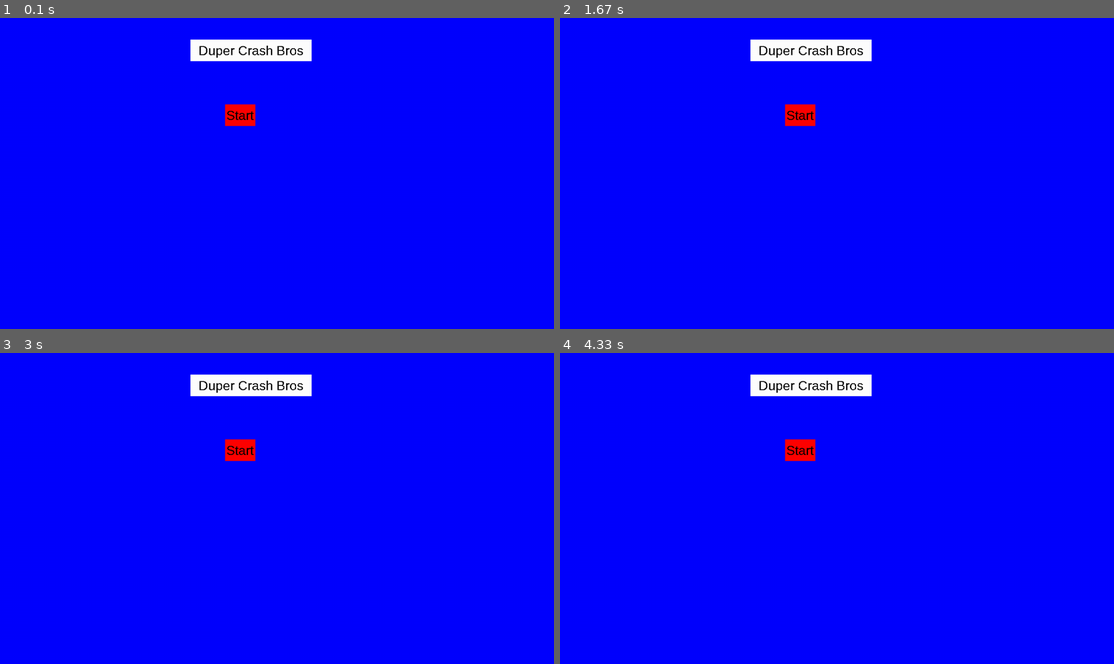
Above: before the commit, frames 1-4 (two rows, left to right).
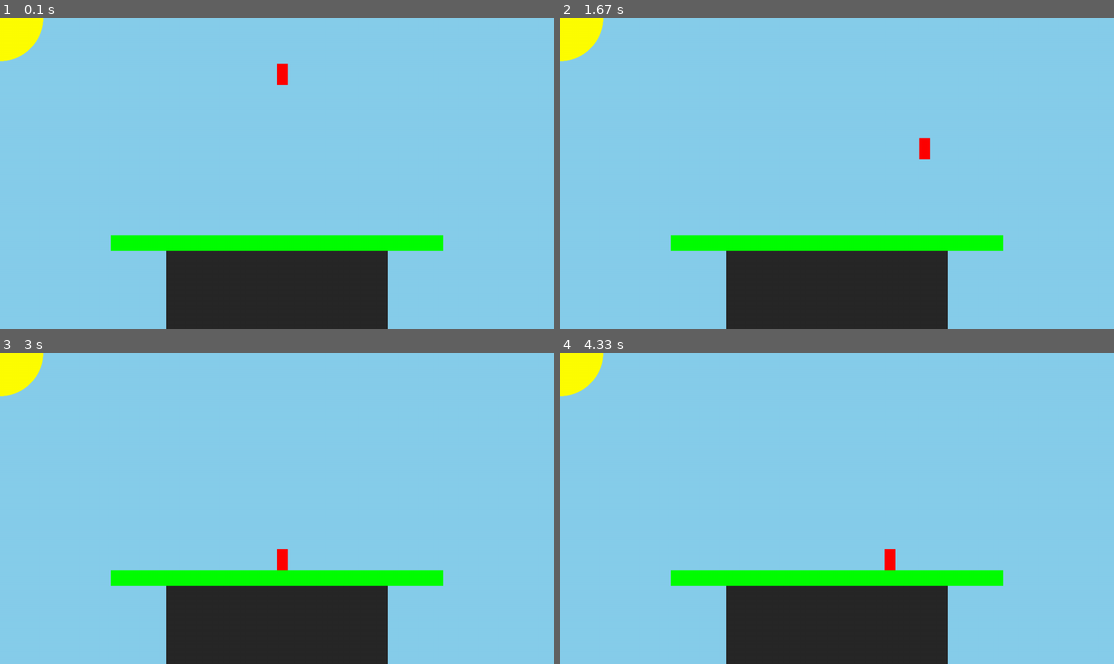
Above: after the commit, the same moments.

Repository: Isaac-Muscat/Pygame-Smash-Bros-Platformer
Game: pygame game, started from src/main.py
Two runs of this game, one before a commit and one after it. Both use one fixed random seed, a clock stepped at 60 frames per second and the inputs below.
Inputs (mouse positions are in pixels of both pictures, inside the frame that each line leads up to):
- Up to frame 1 (0.1 s): no input
- Up to frame 2 (1.67 s): hold D 0.33-0.8 s; hold W 0.83-1.13 s; click (1014, 164) at 1.22 s; hold D from 1.5 s (still down); move the mouse to (837, 195) at 1.53 s
- Up to frame 3 (3 s): release D at 1.97 s; hold A 2-2.53 s; hold A 2.57-2.97 s
- Up to frame 4 (4.33 s): hold W 3-3.37 s; hold D 3.4-4.03 s; hold A from 4.07 s (still down)

The runs differ from the first frame. In frame 1, 100% of the frame differs, in the area x 0-100%, y 0-100%; in frame 2, 100%; in frame 3, 100%; in frame 4, 100%.

Commit message:
Added alot of player functionality and cleaned up some things.

Diff:
--- a/src/gameobjects.py
+++ b/src/gameobjects.py
@@ -1,20 +1,51 @@
 from physics.rigidbody import Rigidbody
+from physics.collider2 import BoxCollider2
+import settings as s
+import physics.vector2 as vec
+from physics.vector2 import Vector2
+
+class Player(Rigidbody):
+    def __init__(self, x=s.s_s[0] / 2, y=100, width=25, height=50, mass=10,
+                 jumps=4, max_fall_vel=20, max_run_vel=7,
+                 gravity=Vector2(0, 0.2), jump_force=Vector2(0, -7), run_force=Vector2(0.3, 0)):
+        super().__init__(x, y, mass)
+
+        self.jumps = jumps
+        self.max_fall_vel = max_fall_vel
+        self.max_run_vel = max_run_vel
+        self.gravity = gravity
+        self.jump_force = jump_force
+        self.run_force = run_force
+
+        self.frames_in_tumble = 0
+        self.jumps_left = jumps
+
+        self.size = (width, height)
+        self.collider = BoxCollider2(self.position.x, self.position.y, self.position.x + self.size[0], self.position.y + self.size[1])
+        self.sprite = 'sprite path stuff'
+
+    def draw(self, screen):
+        self.collider.draw_collider(screen, s.RED)
+
+    def update(self, clock):
+        super().update(clock)
+        self.collider.set_position(self.position.x, self.position.y)
+        if self.frames_in_tumble > 0:
+            self.frames_in_tumble-=1
 
 
-class Player(Rigidbody):
-    def __init__(self, x, y, size, mass):
-        super().__init__(x, y, mass)
+class Ground(BoxCollider2):
+    def __init__(self, x1, y1, x2, y2):
+        super().__init__(x1, y1, x2, y2)
 
-        self.size = size
-        self.collider = self.create_collider()
+    def player_collided_from_top(self, player):
+        '''
+        Used to detect wheather a player has landed on top the platform or is touching it will falling off a cliff
 
-        self.sprite = 'sprite path stuff'
-
-    def create_collider(self):
-        return 0
-
-    def draw(self, screen):
-        pass
-
-    def update(self):
-        pass
+        :param player: the player rigidbody being tested
+        :return: True if player landed ontop and False if player collided with ground from the side
+        '''
+        if not player.collider.p2.x < self.p1.x and not player.collider.p1.x > self.p2.x and player.collider.p1.y<self.p1.y:
+            if self.collider_has_collided(player.collider):
+                return True
+        return False
--- a/src/main.py
+++ b/src/main.py
@@ -5,10 +5,10 @@
 pygame.init()
 
 #SETUP
-screen = pygame.display.set_mode(s.screen_size)
+screen = pygame.display.set_mode(s.s_s)
 pygame.display.set_caption("Duper Crash Bros")
 clock = pygame.time.Clock()
-active_scene = MainMenu()
+active_scene = GameScene()
 
 #UPDATE - Main Loop
 while active_scene!=None:
@@ -34,7 +34,7 @@
             filtered_events.append(event)
 
     active_scene.process_input(filtered_events, pressed_keys)
-    active_scene.update()
+    active_scene.update(clock)
     active_scene.display(screen)
 
     active_scene = active_scene.next
--- a/src/physics/collider2.py
+++ b/src/physics/collider2.py
@@ -5,7 +5,7 @@
 class Collider2(object):
     def collider_has_collided(self, collider):
         if type(collider) is BoxCollider2:
-            return self.box_collider_has_collided(collider)
+            return self.box_collider_has_collided(collider) or collider.box_collider_has_collided(self)
         if type(collider) is CircleCollider2:
             return self.circle_collider_has_collided(collider)
 
@@ -51,17 +51,17 @@
         self.set_pos_values()
 
     def vector_point_has_collided(self, v1):
-        if self.p1.x < v1.x < self.p2.x and self.p1.y < v1.y < self.p2.y and self.active:
+        if self.p1.x <= v1.x <= self.p2.x and self.p1.y <= v1.y <= self.p2.y and self.active:
             return True
         return False
 
     def point_has_collided(self, x, y):
-        if self.p1.x < x < self.p2.x and self.p1.y < y < self.p2.y and self.active:
+        if self.p1.x <= x <= self.p2.x and self.p1.y <= y <= self.p2.y and self.active:
             return True
         return False
 
     def box_collider_has_collided(self, collider):
-        if self.vector_has_collided(collider.p1) or self.vector_has_collided(collider.p2)\
+        if self.vector_point_has_collided(collider.p1) or self.vector_point_has_collided(collider.p2)\
                 or self.point_has_collided(collider.p1.x, collider.p2.y) or self.point_has_collided(collider.p2.x, collider.p1.y)\
                 and self.active and collider.active:
             return True
@@ -100,7 +100,7 @@
 
     def circle_collider_has_collided(self, collider):
         distance_squared = vec.dist_no_sqrt(self.p1, collider.p1)
-        return distance_squared < self.radius**2 and distance_squared < collider.radius
+        return distance_squared <= self.radius**2 and distance_squared <= collider.radius
 
     def box_collider_has_collided(self, collider):
         dx = abs(self.p1.x - collider.center.x);
--- a/src/physics/rigidbody.py
+++ b/src/physics/rigidbody.py
@@ -11,7 +11,10 @@
     def add_force(self, force):
         self.acceleration.add(vec.divide(force, self.mass))
 
-    def update(self):
+    def reset_velocity(self):
+        self.velocity.x = self.velocity.y = 0
+
+    def update(self, clock):
         self.velocity.add(self.acceleration)
-        self.position.add(self.velocity)
+        self.position.add(vec.multiply(self.velocity, clock.get_time()))
         self.acceleration.multiply(0)
--- a/src/physics/vector2.py
+++ b/src/physics/vector2.py
@@ -25,6 +25,13 @@
         else:
             print("Dividing by zero in physics.vector2.Vector2.divide.")
         return Exception
+
+def clamp_vector(vector, max_x, min_x, max_y, min_y):
+    vector.x = clamp(vector.x, min_x, max_x)
+    vector.y = clamp(vector.y, min_y, max_y)
+
+def clamp(num, min_value, max_value):
+   return max(min(num, max_value), min_value)
 
 #OPTIMIZATION - sqrt is expensive
 def dist_no_sqrt(v1, v2):
--- a/src/scenes.py
+++ b/src/scenes.py
@@ -3,8 +3,9 @@
 import pygame
 
 import settings as s
-from gameobjects import Player
+from gameobjects import Player, Ground
 from physics.collider2 import CircleCollider2, BoxCollider2
+import physics.vector2 as vec
 
 
 class Scene(object):
@@ -14,7 +15,7 @@
     def process_input(self, events, pressed_keys):
         print("You didn't override this in the child class.")
 
-    def update(self):
+    def update(self, clock):
         print("You didn't override this in the child class.")
 
     def display(self, screen):
@@ -40,7 +41,7 @@
                 if self.box2.point_has_collided(x, y):
                     self.switch_to_scene(CharacterSelect())
 
-    def update(self):
+    def update(self, clock):
         pass
 
     def display(self, screen):
@@ -69,7 +70,7 @@
                 if self.box1.point_has_collided(x, y):
                     self.switch_to_scene(GameScene())
 
-    def update(self):
+    def update(self, clock):
         pass
 
     def display(self, screen):
@@ -85,19 +86,48 @@
 class GameScene(Scene):
     def __init__(self):
         super().__init__()
-        self.player = Player(100, 100, 10, 10)
-        self.floor = BoxCollider2(0, 720, 1280, 600)
+        self.player = Player()
+        self.floor = Ground(s.s_s[0] * 0.2, s.s_s[1] * 0.75, s.s_s[0] * 0.80, s.s_s[1] * 0.7)
+
+        #BACKGROUND
+        self.pillar = BoxCollider2(s.s_s[0] * 0.3, s.s_s[1] * 0.7, s.s_s[0] * 0.7, s.s_s[1]+200).set_active(False)
         self.sun = CircleCollider2(0, 0, 100).set_active(False)
 
-    def process_input(self, events, pressed_keys):
+    def process_input(self, events, keys):
         for event in events:
             if event.type == pygame.MOUSEBUTTONDOWN:
-                pass
+                x, y = pygame.mouse.get_pos()
 
-    def update(self):
-        pass
+            if event.type == pygame.KEYDOWN:
+                if event.key == pygame.K_w and self.player.jumps_left>1 and self.player.frames_in_tumble==0:
+                    self.player.jumps_left -= 1
+                    self.player.velocity.y = 0
+                    self.player.add_force(self.player.jump_force)
+        if keys[pygame.K_a]:
+            #self.player.add_force(vec.multiply(self.player.run_force, -1))
+            self.player.velocity.x = -self.player.run_force.x
+        elif keys[pygame.K_d]:
+            #self.player.add_force(self.player.run_force)
+            self.player.velocity.x = self.player.run_force.x
+        else:
+            self.player.velocity.x = 0
+
+
+    def update(self, clock):
+        if self.floor.player_collided_from_top(self.player):
+            self.player.jumps_left = self.player.jumps
+            self.player.velocity.y = 0
+            self.player.position.y = self.floor.p1.y-self.player.collider.height
+
+        else:
+            self.player.add_force(self.player.gravity)
+        self.player.update(clock)
+
 
     def display(self, screen):
         screen.fill(s.SKYBLUE)
+        self.sun.draw_collider(screen, s.YELLOW)
+        self.pillar.draw_collider(screen, s.GREY)
+
         self.floor.draw_collider(screen, s.GREEN)
-        self.sun.draw_collider(screen, s.YELLOW)
+        self.player.draw(screen)
--- a/src/settings.py
+++ b/src/settings.py
@@ -1,9 +1,12 @@
+
 #Variables
 DEBUG = True
 
-screen_size = (1280, 720)
+#screen size
+s_s = (1280, 720)
 
 BLACK = (0, 0, 0)
+GREY = (40, 40, 40)
 WHITE = (255, 255, 255)
 BLUE = (0, 0, 255)
 RED = (255, 0, 0)
